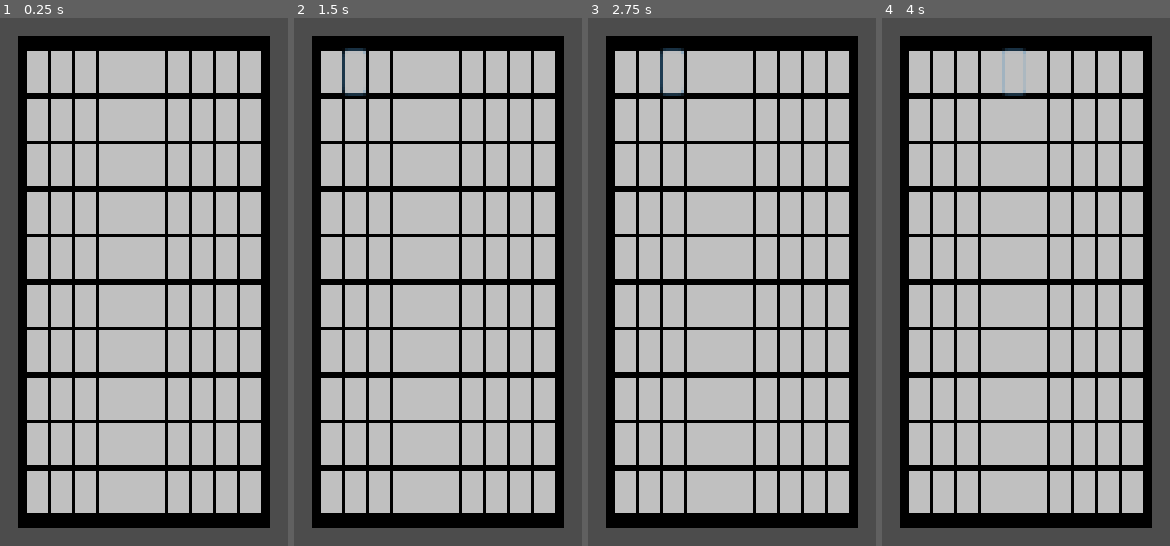
Above: before the commit, frames 1-4 (left to right).
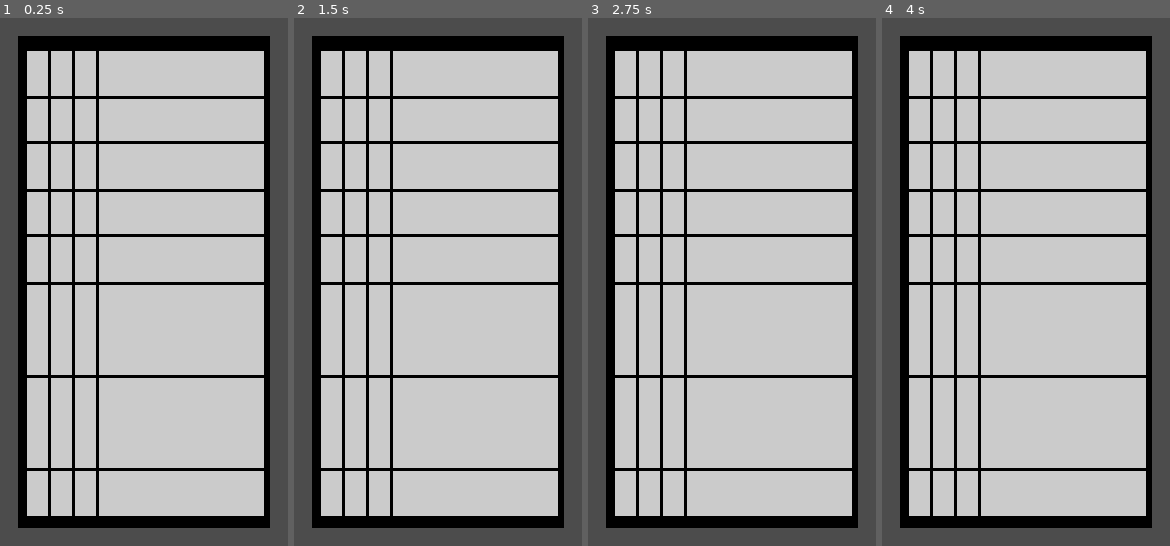
Above: after the commit, the same moments.

Repository: vitalya-dev/Sapeur
Game: Godot game, scene res://Main.tscn
Same seed, same stepped clock (60 frames per second), same inputs: the game is played once before the commit and once after it.
Inputs (mouse positions are in pixels of both pictures, inside the frame that each line leads up to):
- Up to frame 1 (0.25 s): no input
- Up to frame 2 (1.5 s): click (331, 70) at 0.5 s; click (354, 70) at 1.27 s
- Up to frame 3 (2.75 s): click (671, 70) at 2.02 s
- Up to frame 4 (4 s): click (991, 70) at 2.77 s; click (1014, 70) at 3.52 s

The runs differ from the first frame. In frame 1, 7.7% of the frame differs, in the area x 9-92%, y 6-95%; in frame 2, 7.9%; in frame 3, 7.9%; in frame 4, 7.9%, in the area x 9-92%, y 5-95%.

Commit message:
Work On...

Diff:
--- a/Main.gd
+++ b/Main.gd
@@ -1,6 +1,7 @@
 extends Control
 
 var SIZE = Vector2(10, 10)
+var MINES = 10
 
 # Declare member variables here. Examples:
 # var a = 2
@@ -11,12 +12,14 @@
 func _ready():
 	$Game.rect_size = Vector2(0, 0)
 	make_tiles()
+	distribute_mines()
+	set_neighbors()
 	adjust_window_size();
 	switch_full_screen();
 
 # Called every frame. 'delta' is the elapsed time since the previous frame.
 func _process(delta):
-	print($Game.rect_size);
+	pass
 
 func _input(ev):
 	if ev.is_action_pressed("ui_cancel"):
@@ -28,8 +31,44 @@
 		for x in range(SIZE.x):
 			var tile = preload('res://Tile.tscn').instance()
 			tile.rect_position = Vector2(x,y);
+			tile.connect("open", self, '_on_tile_open', [Vector2(x, y)])
 			$Game/Field.add_child(tile);
 
+func distribute_mines():
+	# Distribute mines
+	var mines_count = MINES
+	while mines_count > 0:
+		var minepos = randi() % int(SIZE.x * SIZE.y)
+		if not $Game/Field.get_child(minepos).mine:
+			$Game/Field.get_child(minepos).mine = true
+			mines_count -= 1
+
+func set_neighbors():
+	for y in range(SIZE.y):
+		for x in range(SIZE.x):
+			var mines = 0
+			var pos = Vector2(x, y)
+			for neighbor in get_neighbors(pos):
+				if get_tile(neighbor).mine:
+					mines += 1
+			get_tile(pos).mines_around = mines
+
+func get_tile(pos):
+	return $Game/Field.get_child(pos.x + (pos.y * SIZE.x))
+
+func get_neighbors(pos):
+	var neighbors = []
+	for delta_x in [-1, 0, 1]:
+		for delta_y in [-1, 0, 1]:
+			var neighbor = Vector2(pos.x + delta_x, pos.y + delta_y)
+			if neighbor.x < 0 or neighbor.x >= SIZE.x:
+				continue
+			if neighbor.y < 0 or neighbor.y >= SIZE.y:
+				continue
+			if neighbor.x == pos.x and neighbor.y == pos.y:
+				continue
+			neighbors.append(neighbor)
+	return neighbors;
 
 func adjust_window_size():
 	yield(get_tree(), "idle_frame")
@@ -39,3 +78,8 @@
 func switch_full_screen():
 	yield(get_tree(), "idle_frame")
 	OS.window_fullscreen = true
+
+func _on_tile_open(pos):
+	if get_tile(pos).mines_around == 0:
+		for neighbor in get_neighbors(pos):
+			get_tile(neighbor).open()
--- a/Tile.gd
+++ b/Tile.gd
@@ -5,23 +5,51 @@
 # var a = 2
 # var b = "text"
 
-var flagged = false setget _set_flagged
+var mine = false
+var mines_around = 0
+
+signal open
+
+enum {
+	NORMAL,
+	OPEN,
+	FLAGGED
+}
+
+var state = NORMAL;
+
 # Called when the node enters the scene tree for the first time.
 func _ready():
-	pass # Replace with function body.
+	pass
 
 func _input(ev):
 	if is_hovered() and ev is InputEventMouseButton:
 		if ev.button_index == 2 and ev.pressed:
-			set('flagged', !flagged)
+			flag()
+		if ev.button_index == 1 and ev.pressed:
+			open()
+
+func flag():
+	match state:
+		NORMAL:
+			set_text("F")
+			state = FLAGGED
+		FLAGGED:
+			set_text("")
+			state = NORMAL
+
+func open():
+	match state:
+		FLAGGED, NORMAL:
+			state = OPEN
+			if self.mine:
+				set_text("X")
+			else:
+				set_text(str(mines_around))
+			emit_signal("open")
 
 
-func _set_flagged(value):
-	flagged = value
-	if flagged:
-		set_text("F")
-	else:
-		set_text("")
+
 
 # Called every frame. 'delta' is the elapsed time since the previous frame.
 func _process(delta):
--- a/Tile.tscn
+++ b/Tile.tscn
@@ -1,41 +1,54 @@
-[gd_scene load_steps=5 format=2]
+[gd_scene load_steps=7 format=2]
 
 [ext_resource path="res://Tile.gd" type="Script" id=1]
+[ext_resource path="res://PressStart2P-vaV7.ttf" type="DynamicFontData" id=2]
 
 [sub_resource type="Theme" id=1]
 
 [sub_resource type="StyleBoxFlat" id=2]
-bg_color = Color( 0.756863, 0.756863, 0.756863, 1 )
+bg_color = Color( 0.8, 0.8, 0.8, 1 )
 border_width_left = 1
 border_width_top = 1
-border_width_right = 1
-border_width_bottom = 1
 border_color = Color( 0, 0, 0, 1 )
 corner_detail = 9
 
 [sub_resource type="StyleBoxFlat" id=3]
-bg_color = Color( 0.709804, 0.709804, 0.709804, 1 )
+bg_color = Color( 1, 1, 1, 1 )
+border_width_left = 1
+border_width_top = 1
+border_color = Color( 0, 0, 0, 1 )
+corner_detail = 9
+
+[sub_resource type="DynamicFont" id=4]
+size = 12
+font_data = ExtResource( 2 )
 
 [node name="Tile" type="Button"]
 anchor_left = 0.5
 anchor_top = 0.5
 anchor_right = 0.5
 anchor_bottom = 0.5
-margin_left = -9.50002
-margin_top = -10.0
-margin_right = 9.50002
-margin_bottom = 10.0
+margin_left = -9.50003
+margin_top = -9.85968
+margin_right = 9.50003
+margin_bottom = 10.1403
 rect_min_size = Vector2( 19, 20 )
 rect_clip_content = true
+focus_mode = 0
 theme = SubResource( 1 )
 custom_styles/hover = SubResource( 2 )
 custom_styles/pressed = SubResource( 3 )
+custom_styles/focus = SubResource( 2 )
+custom_styles/disabled = SubResource( 2 )
 custom_styles/normal = SubResource( 2 )
+custom_fonts/font = SubResource( 4 )
 custom_colors/font_color_disabled = Color( 0, 0, 0, 1 )
 custom_colors/font_color = Color( 0, 0, 0, 1 )
 custom_colors/font_color_hover = Color( 0, 0, 0, 1 )
 custom_colors/font_color_pressed = Color( 0, 0, 0, 1 )
+shortcut_in_tooltip = false
 button_mask = 3
+enabled_focus_mode = 0
 script = ExtResource( 1 )
 __meta__ = {
 "_edit_use_anchors_": false
Binary file added: PressStart2P-vaV7.ttf
